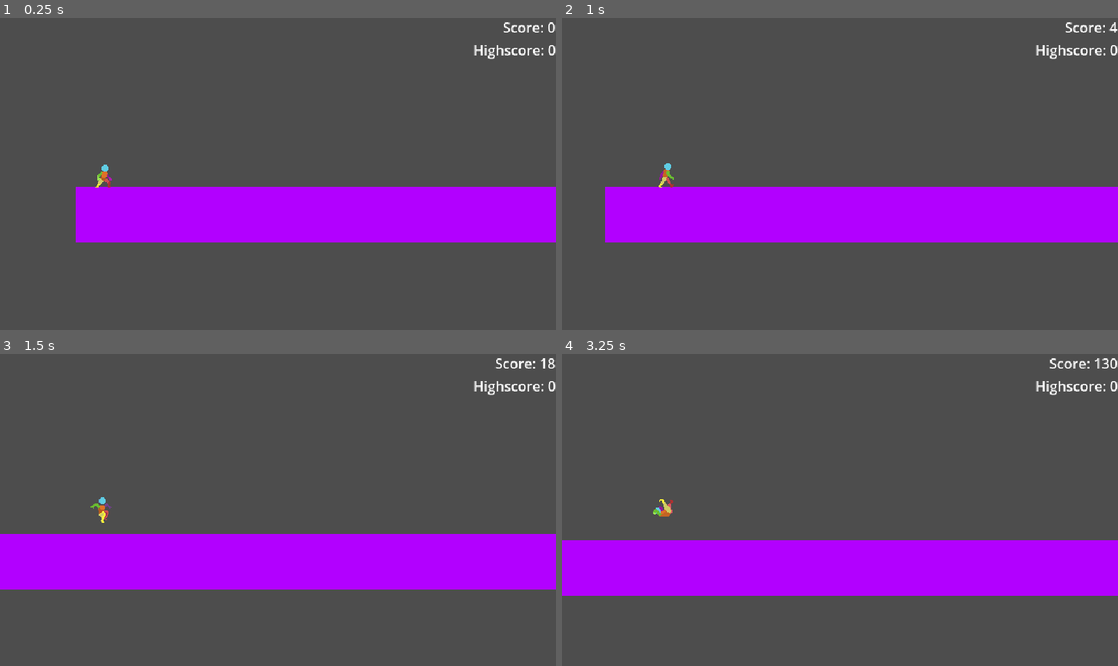
Above: before the commit, frames 1-4 (two rows, left to right).
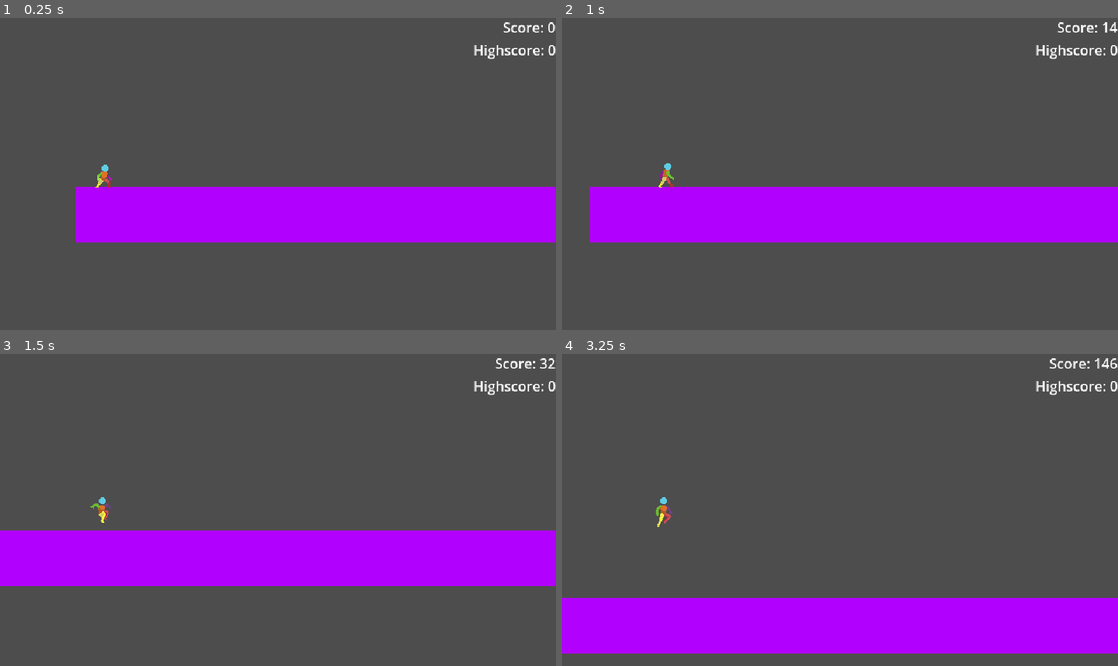
Above: after the commit, the same moments.

Repository: mschonberger/runner
Game: Godot game, scene res://scenes/main.tscn
The game is run twice, just before and just after one commit, with the same random seed, the same clock (stepped at 60 frames per second) and the same inputs.
Inputs:
- Up to frame 1 (0.25 s): no input
- Up to frame 2 (1 s): hold Ctrl (dash) from 0.53 s (still down); tap Space (jump) at 0.77, 0.8 s
- Up to frame 3 (1.5 s): tap Space (jump) at 1.07, 1.35 s; release Ctrl (dash) at 1.28 s
- Up to frame 4 (3.25 s): tap Space (jump) at 1.52, 1.82, 2.3, 3.02 s; tap Ctrl (dash) at 1.55, 2.85 s; hold Ctrl (dash) 2.03-2.78 s

Frame 1 is identical in both runs. In frame 2, 0.7% of the frame differs, in the area x 5-99%, y 1-72%; in frame 3, 2.3%; in frame 4, 36%, in the area x 0-100%, y 1-96%.

Commit message:
Refactored segments
- Refactored the way segments are created
- Segments now have different heights
- Acceleration and Obstacle Hit penalties adjusted and fine tuned

Diff:
--- a/scenes/ground_segment.tscn
+++ b/scenes/ground_segment.tscn
@@ -7,9 +7,22 @@
 [sub_resource type="RectangleShape2D" id="RectangleShape2D_l4x32"]
 size = Vector2(1056, 64)
 
-[node name="GroundSegment" type="AnimatableBody2D"]
+[node name="GroundSegment" type="StaticBody2D"]
 script = ExtResource("1_l4x32")
+segment_width = null
+segment_height = null
+tile_size = null
+side_margin_tiles = null
+max_jumpable_tiles = null
+max_flat_segments = null
 obstacle_scene = ExtResource("2_l4x32")
+obstacle_chance_min = null
+obstacle_chance_max = null
+min_solid_tiles_for_obstacle = null
+gap_guard_tiles = null
+obstacle_half_width_px = null
+segment_edge_margin_px = null
+dbg_enabled = null
 
 [node name="Sprite2D" type="Sprite2D" parent="."]
 texture = ExtResource("3_1yva4")
--- a/scenes/main.tscn
+++ b/scenes/main.tscn
@@ -1,7 +1,7 @@
 [gd_scene load_steps=7 format=3 uid="uid://dx7tgfrq7ce3b"]
 
 [ext_resource type="PackedScene" uid="uid://chdnluwit5sdn" path="res://scenes/ground_segment.tscn" id="1_0wfyh"]
-[ext_resource type="Script" uid="uid://b5sy802lf17sd" path="res://scripts/world.gd" id="1_jyhfs"]
+[ext_resource type="Script" uid="uid://1loh3cmr0os7" path="res://scripts/level_spawner.gd" id="1_tefeu"]
 [ext_resource type="PackedScene" uid="uid://claope6c5rjub" path="res://scenes/player.tscn" id="2_sugp2"]
 [ext_resource type="Script" uid="uid://e2exl07hqtk3" path="res://scripts/game_manager.gd" id="3_sugp2"]
 [ext_resource type="Script" uid="uid://dbxytx3yeqiga" path="res://scripts/screen_fader.gd" id="5_tbgi4"]
@@ -9,32 +9,14 @@
 
 [node name="Main" type="Node2D"]
 
-[node name="World" type="Node2D" parent="."]
-script = ExtResource("1_jyhfs")
-
-[node name="GroundA" parent="World" instance=ExtResource("1_0wfyh")]
-position = Vector2(528, 328)
-
-[node name="GroundB" parent="World" instance=ExtResource("1_0wfyh")]
-position = Vector2(1584, 328)
+[node name="LevelSpawner" type="Node2D" parent="."]
+script = ExtResource("1_tefeu")
+platform_scenes = Array[PackedScene]([ExtResource("1_0wfyh")])
 
 [node name="Player" parent="." instance=ExtResource("2_sugp2")]
 position = Vector2(33, 269)
-base_gravity = null
-jump_velocity_min = null
-jump_velocity_max = null
-gravity_scale_min = null
-gravity_scale_max = null
-run_threshold = null
-coyote_time_max = null
-jump_cut_multiplier = null
-hit_lock_time = null
-shake_time = null
-shake_strength = null
-fall_reset_y = null
-dash_speed_bonus = null
-dash_duration = null
-dash_cooldown = null
+floor_max_angle = 0.0
+floor_snap_length = 0.0
 
 [node name="Camera2D" type="Camera2D" parent="Player"]
 offset = Vector2(200, 0)
--- a/scripts/game_manager.gd
+++ b/scripts/game_manager.gd
@@ -2,15 +2,18 @@
 class_name GameManager
 
 @export var base_speed: float = 0.0
-@export var start_speed: float = 180.0
-@export var accel: float = 220.0
-@export var max_speed: float = 650.0
+@export var start_speed: float = 250.0
+@export var max_speed: float = 950.0
 
-# Stronger penalties
+@export var accel_speed_factor: float = 0.4
+
 @export var penalty_flat: float = 160.0
 @export var penalty_speed_fraction: float = 0.22
 @export var hit_impact_multiplier: float = 0.70
 @export var min_speed_floor: float = 80.0
+
+@export var post_hit_suppression_time: float = 2.5 # Seconds before acceleration restores
+var _suppression_timer: float = 0.0
 
 var current_speed: float = 0.0
 var running: bool = false
@@ -27,14 +30,18 @@
 	_load_highscore()
 
 func _physics_process(delta: float) -> void:
-	if not running:
-		return
+	# score
+	current_score += current_speed * delta * 0.1
 
-	if running:
-		current_score += current_speed * delta * 0.1
-
-	current_speed += accel * delta
-	current_speed = min(current_speed, max_speed)
+	if _suppression_timer > 0.0:
+		_suppression_timer -= delta
+	else: # Only apply acceleration if the player hasn't crashed recently!
+		# Calculate how far we are from top speed (0.0 = at base, 1.0 = at max speed)
+		var speed_percentage: float = current_speed / max_speed
+		# Dynamic easing: Accelerate faster when moving slow, slower when moving fast
+		var dynamic_accel: float = lerp(320.0, 45.0, speed_percentage)
+		current_speed += dynamic_accel * delta
+		current_speed = min(current_speed, max_speed)
 
 func start_running() -> void:
 	if running:
@@ -52,10 +59,8 @@
 
 	current_score = 0.0
 
+func apply_speed_penalty(extra_amount: float) -> void:
 
-
-
-func apply_speed_penalty(extra_amount: float) -> void:
 	# Immediate impact slam
 	current_speed *= hit_impact_multiplier
 
@@ -64,6 +69,7 @@
 	var total: float = penalty_flat + scaled + extra_amount
 
 	current_speed = max(min_speed_floor, current_speed - total)
+	_suppression_timer = post_hit_suppression_time
 
 func _load_highscore() -> void:
 	if FileAccess.file_exists("user://save.dat"):
--- a/scripts/ground_segment.gd
+++ b/scripts/ground_segment.gd
@@ -1,7 +1,7 @@
-extends AnimatableBody2D
+# res://scripts/ground_segment.gd
+extends PlatformChunk
 class_name GroundSegment
 
-@export var segment_width: float = 1056.0
 @export var segment_height: float = 64.0
 @export var tile_size: int = 48
 
@@ -9,32 +9,27 @@
 @export var max_jumpable_tiles: int = 8
 @export var max_flat_segments: int = 3
 
-# Obstacles
 @export var obstacle_scene: PackedScene
 @export var obstacle_chance_min: float = 0.25
 @export var obstacle_chance_max: float = 0.55
 
-# Fairness constraints
 @export var min_solid_tiles_for_obstacle: int = 10
 @export var gap_guard_tiles: int = 4
 @export var obstacle_half_width_px: float = 24.0
 @export var segment_edge_margin_px: float = 48.0
 
+@export var dbg_enabled: bool = false
+
 @onready var col_left: CollisionShape2D = $SolidLeft
 @onready var col_right: CollisionShape2D = $SolidRight
-
-# Visuals:
-# We reuse $Sprite2D as the LEFT visual and create/find a RightSprite for the right visual.
 @onready var left_sprite: Sprite2D = $Sprite2D
+
 var right_sprite: Sprite2D = null
 var _tex_size: Vector2 = Vector2.ONE
-
 var _left_shape: RectangleShape2D
 var _right_shape: RectangleShape2D
 
 var flat_counter: int = 0
-
-# Solid ranges (local X)
 var _has_left: bool = true
 var _has_right: bool = false
 var _left_start_x: float = 0.0
@@ -53,27 +48,20 @@
 	if obstacle_scene == null:
 		obstacle_scene = load(OBSTACLE_FALLBACK_PATH) as PackedScene
 
-	# --- Visual setup ---
-	if left_sprite == null or left_sprite.texture == null:
-		push_warning("GroundSegment: Sprite2D or texture missing. Visual ground won't match collisions.")
-		_tex_size = Vector2.ONE
-	else:
+	if left_sprite and left_sprite.texture:
 		_tex_size = left_sprite.texture.get_size()
 
-	# Create/find right sprite
 	right_sprite = get_node_or_null("RightSprite") as Sprite2D
 	if right_sprite == null:
 		right_sprite = Sprite2D.new()
 		right_sprite.name = "RightSprite"
 		right_sprite.centered = true
-		right_sprite.z_index = left_sprite.z_index
+		right_sprite.z_index = left_sprite.z_index if left_sprite else 0
 		add_child(right_sprite)
-
-		# Copy texture from left sprite
-		right_sprite.texture = left_sprite.texture
-
-	# Keep Y scale consistent across both sprites (optional; comment out if you don't want vertical scaling)
-	if _tex_size.y > 0.0:
+		if left_sprite:
+			right_sprite.texture = left_sprite.texture
+
+	if _tex_size.y > 0.0 and left_sprite:
 		var sy := segment_height / _tex_size.y
 		left_sprite.scale.y = sy
 		right_sprite.scale.y = sy
@@ -82,7 +70,6 @@
 
 func configure_with_difficulty(speed: float, max_speed: float) -> void:
 	clear_obstacles()
-
 	var t: float = clamp(speed / max_speed, 0.0, 1.0)
 
 	var gap_chance: float = lerp(0.25, 0.65, t)
@@ -101,8 +88,7 @@
 		return
 
 	flat_counter = 0
-
-	var tiles_total: int = int(segment_width / float(tile_size))
+	var tiles_total: int = int(chunk_width / float(tile_size))
 
 	min_gap = clamp(min_gap, 1, tiles_total - 2)
 	max_gap = clamp(max_gap, min_gap, tiles_total - 2)
@@ -127,29 +113,26 @@
 	col_left.disabled = false
 	col_right.disabled = true
 
-	_left_shape.size = Vector2(segment_width, segment_height)
-	col_left.position = Vector2(0.0, 0.0)
+	_left_shape.size = Vector2(chunk_width, segment_height)
+	col_left.position = Vector2.ZERO
 
 	_has_left = true
 	_has_right = false
 
-	var half_w: float = segment_width / 2.0
+	var half_w: float = chunk_width / 2.0
 	_left_start_x = -half_w
 	_left_end_x = half_w
 
-	# --- Visuals: left covers full, right hidden ---
-	_apply_ground_visuals(segment_width, 0.0)
+	_apply_ground_visuals(chunk_width, 0.0)
 
 func configure_gap(gap_start_tiles: int, gap_tiles: int) -> void:
 	var gap_start_px: float = float(gap_start_tiles * tile_size)
 	var gap_width_px: float = float(gap_tiles * tile_size)
-
-	var half_w: float = segment_width / 2.0
+	var half_w: float = chunk_width / 2.0
 
 	var left_width: float = gap_start_px
-	var right_width: float = segment_width - (gap_start_px + gap_width_px)
-
-	# LEFT solid
+	var right_width: float = chunk_width - (gap_start_px + gap_width_px)
+
 	if left_width <= 0.0:
 		col_left.disabled = true
 		_has_left = false
@@ -161,7 +144,6 @@
 		_left_start_x = -half_w
 		_left_end_x = -half_w + left_width
 
-	# RIGHT solid
 	var gap_end: float = -half_w + left_width + gap_width_px
 
 	if right_width <= 0.0:
@@ -175,19 +157,12 @@
 		_right_start_x = gap_end
 		_right_end_x = half_w
 
-	# --- Visuals: match collision widths exactly ---
 	_apply_ground_visuals(left_width, right_width)
 
 func _apply_ground_visuals(left_width: float, right_width: float) -> void:
-	# If no texture, nothing to do
-	if left_sprite == null or left_sprite.texture == null:
-		return
-	if right_sprite == null:
-		return
-	if _tex_size.x <= 0.0:
-		return
-
-	# Left visual
+	if left_sprite == null or left_sprite.texture == null or right_sprite == null or _tex_size.x <= 0.0:
+		return
+
 	if col_left.disabled or left_width <= 0.0:
 		left_sprite.visible = false
 	else:
@@ -195,7 +170,6 @@
 		left_sprite.position.x = col_left.position.x
 		left_sprite.scale.x = left_width / _tex_size.x
 
-	# Right visual
 	if col_right.disabled or right_width <= 0.0:
 		right_sprite.visible = false
 	else:
@@ -204,9 +178,7 @@
 		right_sprite.scale.x = right_width / _tex_size.x
 
 func spawn_obstacle(chance: float) -> void:
-	if obstacle_scene == null:
-		return
-	if randf() > chance:
+	if obstacle_scene == null or randf() > chance:
 		return
 
 	var eligible: Array[int] = []
@@ -219,7 +191,6 @@
 		return
 
 	var pick: int = eligible[randi() % eligible.size()]
-
 	var gap_guard_px: float = float(gap_guard_tiles * tile_size)
 	var margin_px: float = max(segment_edge_margin_px, obstacle_half_width_px)
 
@@ -238,12 +209,8 @@
 
 	var obstacle := obstacle_scene.instantiate() as Node2D
 	var x_pos: float = randf_range(x_min, x_max)
-
 	var ground_y: float = -segment_height / 2.0
-	var y_positions: Array[float] = [
-		ground_y - 32.0,
-		ground_y - 44.0
-	]
+	var y_positions: Array[float] = [ground_y - 32.0, ground_y - 44.0]
 	var y_pos: float = y_positions[randi() % y_positions.size()]
 
 	obstacle.position = Vector2(x_pos, y_pos)
--- /dev/null
+++ b/scripts/level_spawner.gd
@@ -0,0 +1,105 @@
+# res://scripts/level_spawner.gd
+extends Node2D
+class_name LevelSpawner
+
+@export var platform_scenes: Array[PackedScene] = []
+@export var spawn_buffer_x: float = 800.0   # Generates out to the right boundary
+@export var destroy_buffer_x: float = -600.0 # Clears things past the left edge
+
+@export var max_step_offset: float = 24.0
+@export var max_total_offset: float = 72.0
+
+var active_chunks: Array[PlatformChunk] = []
+var next_spawn_x: float = 0.0
+var last_height_offset: float = 0.0
+var track_base_y: float = 328.0 # Found baseline in your scene configurations
+
+func _ready() -> void:
+	reset_spawner()
+
+func _physics_process(delta: float) -> void:
+	var gm := get_tree().get_first_node_in_group("game_manager") as GameManager
+	if not gm or not gm.running:
+		return
+
+	# Bring tracking markers backward with current speed vector shift
+	next_spawn_x -= gm.current_speed * delta
+
+	# Check visual workspace limits and allocate runtime allocations
+	var current_rightmost_visible := next_spawn_x
+	if current_rightmost_visible < spawn_buffer_x:
+		spawn_next_chunk(gm)
+
+	_cleanup_old_chunks()
+
+func spawn_next_chunk(gm: GameManager) -> void:
+	if platform_scenes.is_empty():
+		return
+
+	var picked_scene := platform_scenes.pick_random() as PackedScene
+	var chunk := picked_scene.instantiate() as PlatformChunk
+	if not chunk:
+		return
+
+	# Calculate clean jump adjustments
+	var next_offset := clampf(
+		last_height_offset + randf_range(-max_step_offset, max_step_offset),
+		-max_total_offset,
+		max_total_offset
+	)
+
+	# Determine procedural empty air gaps between platforms
+	var gap := randf_range(48.0, 160.0)
+
+	# Compute spatial position (Pivot centered placement setup offset compensation)
+	var spawn_pos_x := next_spawn_x + gap + (chunk.chunk_width / 2.0)
+	var spawn_pos_y := track_base_y + next_offset
+
+	chunk.position = Vector2(spawn_pos_x, spawn_pos_y)
+	add_child(chunk)
+
+	if chunk is GroundSegment:
+		chunk.configure_with_difficulty(gm.current_speed, gm.max_speed)
+
+	active_chunks.append(chunk)
+
+	# Set next anchor directly past this chunk's right edge
+	next_spawn_x = chunk.position.x + (chunk.chunk_width / 2.0)
+	last_height_offset = next_offset
+
+func reset_spawner() -> void:
+	# Purge all existing blocks
+	for chunk in active_chunks:
+		if is_instance_valid(chunk):
+			chunk.queue_free()
+	active_chunks.clear()
+
+	last_height_offset = 0.0
+	next_spawn_x = 0.0
+
+	# Spawn an initial safety floor for the player to land on when starting
+	if not platform_scenes.is_empty():
+		var first_scene := platform_scenes[0]
+		var chunk := first_scene.instantiate() as PlatformChunk
+
+		# Center first platform directly underneath the starting character position
+		var spawn_pos_x := chunk.chunk_width / 2.0
+		chunk.position = Vector2(spawn_pos_x, track_base_y)
+		add_child(chunk)
+
+		if chunk is GroundSegment:
+			chunk.configure_no_gap()
+
+		active_chunks.append(chunk)
+		next_spawn_x = chunk.position.x + (chunk.chunk_width / 2.0)
+
+func _cleanup_old_chunks() -> void:
+	var dead_chunks: Array[PlatformChunk] = []
+	for chunk in active_chunks:
+		# Check if the right boundary edge of the platform is off-screen left
+		if chunk.position.x + (chunk.chunk_width / 2.0) < destroy_buffer_x:
+			dead_chunks.append(chunk)
+			chunk.queue_free()
+
+	for chunk in dead_chunks:
+		active_chunks.erase(chunk)
--- /dev/null
+++ b/scripts/platform_chunk.gd
@@ -0,0 +1,11 @@
+# res://scripts/platform_chunk.gd
+extends StaticBody2D
+class_name PlatformChunk
+
+@export var chunk_width: float = 1056.0
+
+func _physics_process(delta: float) -> void:
+	var gm := get_tree().get_first_node_in_group("game_manager") as GameManager
+	if gm and gm.running:
+		# Uniform world movement vectors processed directly via physics server step
+		position.x -= gm.current_speed * delta
--- a/scripts/player.gd
+++ b/scripts/player.gd
@@ -69,7 +69,7 @@
 var _can_be_hit: bool = true
 
 var gm: GameManager
-var world: WorldRunner
+var spawner: LevelSpawner
 var fader: ScreenFader
 
 var _shake_left: float = 0.0
@@ -80,7 +80,7 @@
 
 func _ready() -> void:
 	gm = get_parent().get_node("GameManager") as GameManager
-	world = get_parent().get_node("World") as WorldRunner
+	spawner = get_parent().get_node("LevelSpawner") as LevelSpawner
 	fader = get_tree().get_first_node_in_group("screen_fader") as ScreenFader
 
 	state = PlayerState.IDLE
@@ -363,14 +363,15 @@
 	_dash_cooldown_left = 0.0
 	_air_dash_used_this_air = false
 	_start_cooldown_on_next_landing = false
+	floor_snap_length = 0.0
 
 	if standard_shape != null:
 		standard_shape.disabled = false
 	if dash_shape != null:
 		dash_shape.disabled = true
 
-	if world != null:
-		world.reset_world()
+	if spawner != null:
+		spawner.reset_spawner()
 
 
 # ---------------- DASH ----------------
--- a/scripts/world.gd
+++ /dev/null
@@ -1,76 +0,0 @@
-extends Node2D
-class_name WorldRunner
-
-@export var segment_width: float = 1056.0
-@export var wrap_buffer: float = 400.0
-
-var gm: GameManager
-var player: Node2D
-var segments: Array[Node2D] = []
-
-func _ready() -> void:
-	randomize()
-
-	gm = get_parent().get_node("GameManager") as GameManager
-	player = get_parent().get_node("Player") as Node2D
-
-	segments.clear()
-	for child in get_children():
-		if child is Node2D:
-			segments.append(child)
-
-func _physics_process(delta: float) -> void:
-	if gm == null or player == null:
-		return
-	if gm.current_speed <= 0.0:
-		return
-
-	for s in segments:
-		s.position.x -= gm.current_speed * delta
-
-	_wrap_segments()
-
-func _wrap_segments() -> void:
-	if segments.size() < 2:
-		return
-
-	var half_w: float = segment_width / 2.0
-	var left_limit: float = player.global_position.x - wrap_buffer
-
-	var rightmost: Node2D = segments[0]
-	for s in segments:
-		if s.position.x > rightmost.position.x:
-			rightmost = s
-
-	for s in segments:
-		var right_edge: float = s.position.x + half_w
-
-		if right_edge < left_limit:
-			var new_x: float = rightmost.position.x + segment_width
-
-			# Snap to center-offset grid (no seams)
-			new_x = round((new_x - half_w) / segment_width) * segment_width + half_w
-
-			s.position.x = new_x
-			rightmost = s
-
-			if s is GroundSegment:
-				(s as GroundSegment).configure_with_difficulty(gm.current_speed, gm.max_speed)
-
-func reset_world() -> void:
-	# Reposition segments to a clean start line
-	var half_w: float = segment_width / 2.0
-
-	# Sort by current x so reset is stable
-	segments.sort_custom(func(a: Node2D, b: Node2D) -> bool:
-		return a.position.x < b.position.x
-	)
-
-	for i in range(segments.size()):
-		var s := segments[i]
-		s.position.x = half_w + float(i) * segment_width
-
-		if s is GroundSegment:
-			var gs := s as GroundSegment
-			gs.clear_obstacles()
-			gs.configure_no_gap()
Not shown, added: export_presets.cfg
Not shown, added: project_code.txt
Not shown, added: project_scenes.txt
Not shown, added: scripts/level_spawner.gd.uid
Not shown, added: scripts/platform_chunk.gd.uid
Not shown, removed: scripts/world.gd.uid
